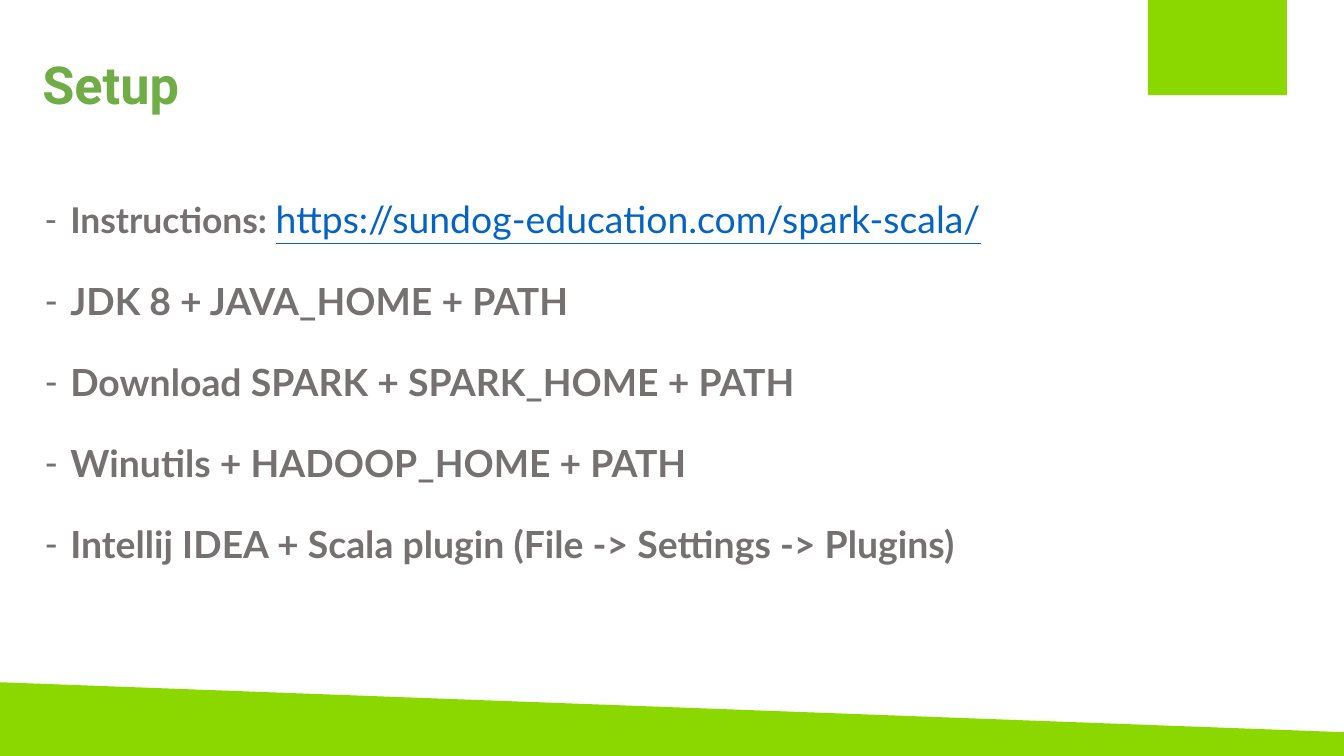
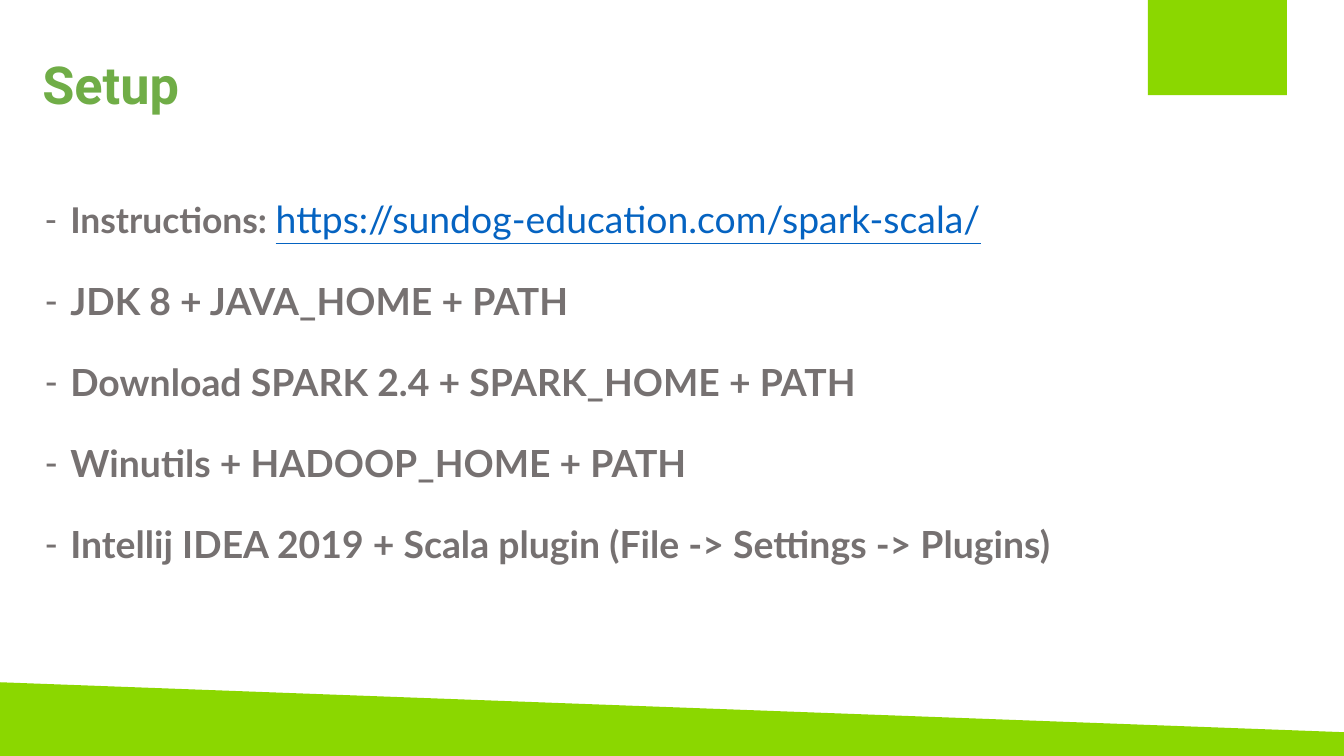
Before and after one commit to bogdannb/scala_spark_course, a slide deck: slide 2 of 1_Setup/Setup.pptx. Drawn at 1344x756 pixels with LibreOffice and Linux fonts; fonts in the diff are those of the drawing; background and template pictures are left out. Boxes give left, top, right and bottom in pixels: in the first picture for what was removed or moved away, otherwise in the second. Text is boxed around its words. In the diff, an @@ line names an element or a change of style, - is before the commit and + after.

```diff
--- a/1_Setup/Setup.pptx
+++ b/1_Setup/Setup.pptx
@@ text at <box>70,368,856,402</box>: text changed @@
-– Download SPARK + SPARK_HOME + PATH
+– Download SPARK 2.4 + SPARK_HOME + PATH
@@ text at <box>70,529,1050,565</box>: text changed @@
-– Intellij IDEA + Scala plugin (File -> Settings -> Plugins)
+– Intellij IDEA 2019 + Scala plugin (File -> Settings -> Plugins)
```
Also in this commit, not shown: 14 other files.
